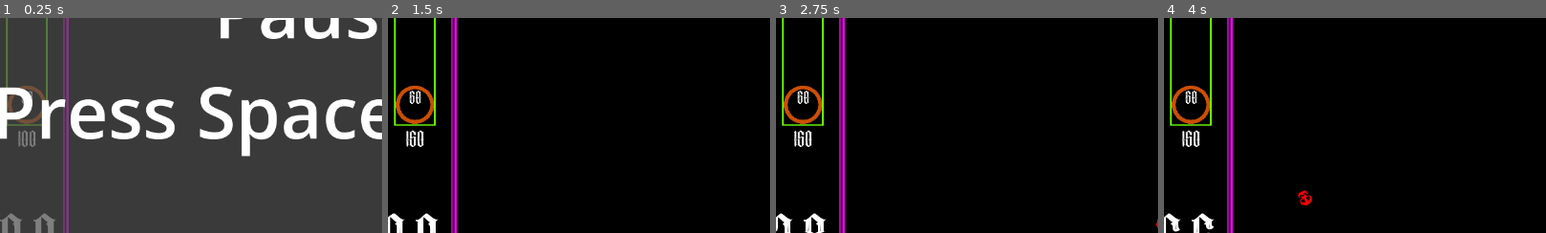
Above: before the commit, frames 1-4 (left to right).
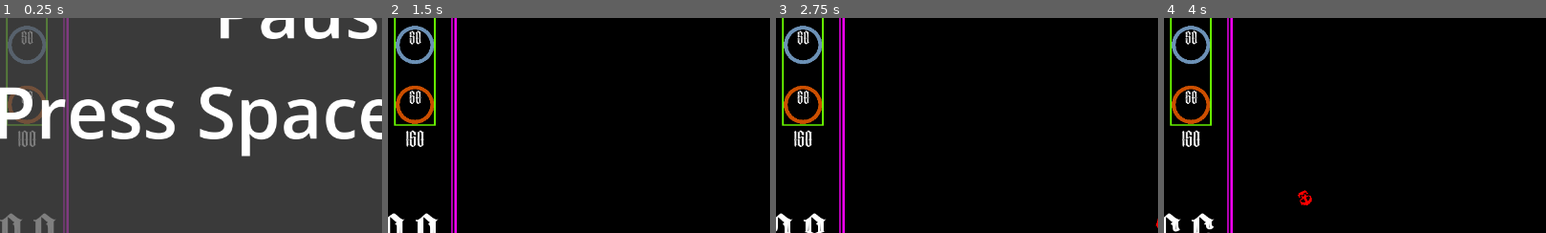
Above: after the commit, the same moments.

Repository: jwant/nefe
Game: Godot game, scene res://entities/utilities/no_escape_from_earth.tscn
Two runs of this game, one before a commit and one after it. Both use one fixed random seed, a clock stepped at 60 frames per second and the inputs below.
Inputs (mouse positions are % of the whole screen's width and height, from its top left):
- Up to frame 1 (0.25 s): no input
- Up to frame 2 (1.5 s): tap Space (pause) at 0.5 s; move the mouse to (72, 45) at 0.52 s; click (72, 45) at 0.6 s; drag from (10, 21) to (10, 59) at 1.27 s
- Up to frame 3 (2.75 s): move the mouse to (10, 32) at 2.02 s; click (10, 32) at 2.1 s
- Up to frame 4 (4 s): drag from (10, 59) to (10, 32) at 2.77 s; drag from (21, 5) to (10, 59) at 3.52 s
The pictures show only the part of the screen within x 7-57%, y 38-88%; the shares and areas given below are measured in that part.

The runs differ from the first frame. In frame 1, 0.6% of the frame differs, in the area x 2-12%, y 3-22%; in frame 2, 0.7%; in frame 3, 0.7%; in frame 4, 0.7%.

Commit message:
feat: bomb tower

Diff:
--- a/entities/enemy/enemy.gd
+++ b/entities/enemy/enemy.gd
@@ -24,6 +24,7 @@
 var resume_rate = 2
 var knockback: bool = false
 
+## knock back ##
 func knock_back():
 	knockback = true
 	knockback_progress = 0.0
@@ -37,7 +38,23 @@
 	if knockback_progress >= 1:
 		knockback = false
 
-#s DAMAGE ##
+# SLOWDOWN ##
+var slow_down_timer: SceneTreeTimer
+var original_speed = speed
+func slow(reduction: float, time: float):
+	if slow_down_timer:
+		slow_down_timer.set_time_left(slow_down_timer.get_time_left()+time)
+		return
+
+	slow_down_timer = get_tree().create_timer(time)
+	speed = speed * reduction
+	slow_down_timer.timeout.connect(func():
+		slow_down_timer = null
+		speed = original_speed
+	)
+
+
+# DAMAGE ##
 func hit(hit_damage: int):
 	var tween = get_tree().create_tween()
 	tween.tween_method(SetShader_BlinkIntensity, .9, 0.0, 0.5)
--- a/entities/tower/bullet_tower/bullet/bullet.gd
+++ b/entities/tower/bullet_tower/bullet/bullet.gd
@@ -2,9 +2,10 @@
 
 var speed: float = 200
 @export var damage: int = 50
+var direction = Vector2.DOWN
 
 func _process(delta):
-	position += Vector2(0, speed * delta)
+	position += direction * speed * delta
 
 func _on_area_entered(area:Area2D):
 	if area is Enemy:
--- a/entities/tower/bullet_tower/bullet_tower.gd
+++ b/entities/tower/bullet_tower/bullet_tower.gd
@@ -6,4 +6,5 @@
 	var bullet = BULLET.instantiate()
 	bullet.position = position
 	bullet.position.y += 25
+	bullet.direction = _random_projectile_direction()
 	get_parent().add_child(bullet)
--- /dev/null
+++ b/entities/tower/explosive/bomb/bomb.gd
@@ -0,0 +1,20 @@
+extends Area2D
+
+const EXPLOSION = preload("res://entities/tower/explosive/bomb/explosion.tscn")
+
+var speed = 100
+
+@onready var timer = $Timer
+@onready var timer_label = $TimerLabel
+var direction = Vector2.DOWN
+
+func _process(delta):
+	position += direction * speed * delta
+	timer_label.text = "%04.1f" % timer.time_left
+
+func _on_timer_timeout():
+	var explosion = EXPLOSION.instantiate()
+	explosion.position = position
+	get_parent().add_child(explosion)
+
+	queue_free()
--- /dev/null
+++ b/entities/tower/explosive/bomb/bomb.tscn
@@ -0,0 +1,36 @@
+[gd_scene load_steps=4 format=3 uid="uid://bp7ok5mgp7w5"]
+
+[ext_resource type="Texture2D" uid="uid://cqdupgm35y8mw" path="res://entities/tower/art/tower_spritesheet.png" id="1_7iwuo"]
+[ext_resource type="Script" uid="uid://bsevqtcnv68g3" path="res://entities/tower/explosive/bomb/bomb.gd" id="1_feyvs"]
+
+[sub_resource type="RectangleShape2D" id="RectangleShape2D_feyvs"]
+size = Vector2(64, 64)
+
+[node name="Bomb" type="Area2D"]
+script = ExtResource("1_feyvs")
+
+[node name="CollisionShape2D" type="CollisionShape2D" parent="."]
+scale = Vector2(0.5, 0.5)
+shape = SubResource("RectangleShape2D_feyvs")
+
+[node name="Sprite2D2" type="Sprite2D" parent="."]
+scale = Vector2(0.063, 0.063)
+texture = ExtResource("1_7iwuo")
+region_enabled = true
+region_rect = Rect2(0, 1536, 512, 512)
+
+[node name="Timer" type="Timer" parent="."]
+wait_time = 2.0
+one_shot = true
+autostart = true
+
+[node name="TimerLabel" type="Label" parent="."]
+offset_left = -19.0
+offset_top = -12.0
+offset_right = 21.0
+offset_bottom = 11.0
+text = "0"
+horizontal_alignment = 1
+vertical_alignment = 1
+
+[connection signal="timeout" from="Timer" to="." method="_on_timer_timeout"]
--- /dev/null
+++ b/entities/tower/explosive/bomb/explosion.gd
@@ -0,0 +1,23 @@
+extends Area2D
+
+var duration = 3
+var damage = 20
+
+func _ready():
+	GameManager.second_tick.connect(_tick)
+
+func _tick():
+	var enemies = get_overlapping_areas().filter(func(area): return area is Enemy)
+	enemies.map(func(area):
+		area.hit(damage)
+		area.slow(.5,.5)
+	)
+
+	duration -=1
+	if duration <=0:
+		queue_free()
+
+	var current_modulate = modulate
+	modulate = Color(current_modulate.r, current_modulate.g, current_modulate.b, current_modulate.a + .1)
+	var tween = get_tree().create_tween()
+	tween.tween_property(self, "modulate", current_modulate, .5)
--- /dev/null
+++ b/entities/tower/explosive/bomb/explosion.tscn
@@ -0,0 +1,23 @@
+[gd_scene load_steps=4 format=3 uid="uid://dpkl7lvenq8kj"]
+
+[ext_resource type="Script" uid="uid://63ebwhl2p5ud" path="res://entities/tower/explosive/bomb/explosion.gd" id="1_1qkkh"]
+[ext_resource type="Texture2D" uid="uid://cqdupgm35y8mw" path="res://entities/tower/art/tower_spritesheet.png" id="1_53mou"]
+
+[sub_resource type="CircleShape2D" id="CircleShape2D_53mou"]
+radius = 153.75
+
+[node name="Explosion" type="Area2D"]
+modulate = Color(1, 1, 1, 0.0980392)
+self_modulate = Color(1, 1, 1, 0.223529)
+collision_layer = 0
+collision_mask = 16
+script = ExtResource("1_1qkkh")
+
+[node name="Sprite2D" type="Sprite2D" parent="."]
+scale = Vector2(0.6, 0.6)
+texture = ExtResource("1_53mou")
+region_enabled = true
+region_rect = Rect2(512, 1536, 512, 512)
+
+[node name="CollisionShape2D" type="CollisionShape2D" parent="."]
+shape = SubResource("CircleShape2D_53mou")
--- /dev/null
+++ b/entities/tower/explosive/explosive.gd
@@ -0,0 +1,10 @@
+extends Tower
+
+const BOMB = preload("res://entities/tower/explosive/bomb/bomb.tscn")
+
+func _activate():
+	var bomb = BOMB.instantiate()
+	bomb.position = position
+	bomb.position.y += 25
+	bomb.direction = _random_projectile_direction()
+	get_parent().add_child(bomb)
--- /dev/null
+++ b/entities/tower/explosive/explosive.tscn
@@ -0,0 +1,47 @@
+[gd_scene load_steps=6 format=3 uid="uid://bypw0esagqipw"]
+
+[ext_resource type="Script" uid="uid://cueavy8hcd1wr" path="res://entities/tower/explosive/explosive.gd" id="1_yqpys"]
+[ext_resource type="Texture2D" uid="uid://cqdupgm35y8mw" path="res://entities/tower/art/tower_spritesheet.png" id="2_4ibsf"]
+[ext_resource type="PackedScene" uid="uid://bca678i07q5q2" path="res://entities/utilities/draggable/draggable.tscn" id="3_f0ila"]
+[ext_resource type="FontFile" uid="uid://cxm4p1gqqm4ax" path="res://assets/fonts/PickysideRegular-vn7w4.otf" id="4_qru5j"]
+
+[sub_resource type="RectangleShape2D" id="RectangleShape2D_dr703"]
+size = Vector2(64, 64)
+
+[node name="Explosive" type="Node2D"]
+script = ExtResource("1_yqpys")
+starting_cooldown = 2
+cost = 50
+metadata/_custom_type_script = "uid://0ob3q2456fgf"
+
+[node name="Area2D" type="Area2D" parent="."]
+
+[node name="Sprite2D" type="Sprite2D" parent="Area2D"]
+scale = Vector2(0.125, 0.125)
+texture = ExtResource("2_4ibsf")
+region_enabled = true
+region_rect = Rect2(0, 1536, 512, 512)
+
+[node name="CollisionShape2D" type="CollisionShape2D" parent="Area2D"]
+shape = SubResource("RectangleShape2D_dr703")
+
+[node name="Draggable" parent="." instance=ExtResource("3_f0ila")]
+
+[node name="Stats" type="Control" parent="."]
+layout_mode = 3
+anchors_preset = 0
+offset_right = 40.0
+offset_bottom = 40.0
+
+[node name="CoolDown" type="Label" parent="Stats"]
+texture_filter = 1
+layout_mode = 0
+offset_left = -10.0
+offset_top = -24.0
+offset_right = 56.0
+offset_bottom = 76.0
+scale = Vector2(0.3, 0.3)
+theme_override_fonts/font = ExtResource("4_qru5j")
+theme_override_font_sizes/font_size = 100
+text = "1"
+horizontal_alignment = 1
--- a/entities/tower/laser/beam/beam.gd
+++ b/entities/tower/laser/beam/beam.gd
@@ -1,19 +1,21 @@
 extends Area2D
 
 @export var damage: int = 50
+@export var direction: Vector2 = Vector2.DOWN
 
 func _on_area_entered(area:Area2D):
 	if area is Enemy:
-		print("OK")
 		area.hit(damage)
 
 func _ready():
+	var rotation = Vector2.DOWN.angle_to(direction)
+	rotate(rotation)
+
 	var tween = get_tree().create_tween()
 	tween.tween_property(self, "modulate", Color(255,255,255,0), .5)
 	tween.connect("finished", _on_tween_finished)
 
 	var enemies = get_overlapping_areas().filter(func(area): return area is Enemy)
-	print(get_overlapping_areas())
 	enemies.map(func(area): area.hit(damage))
 
 func _on_tween_finished():
--- a/entities/tower/laser/laser.gd
+++ b/entities/tower/laser/laser.gd
@@ -6,4 +6,5 @@
 	var beam = BEAM.instantiate()
 	beam.position = position
 	beam.position.y += 25
+	beam.direction = _random_projectile_direction()
 	get_parent().add_child(beam)
--- a/entities/tower/tower.gd
+++ b/entities/tower/tower.gd
@@ -40,3 +40,7 @@
 			grid.get_parent().add_child(new_tower)
 	else:
 		global_position = grid.global_position
+
+
+func _random_projectile_direction():
+	return Vector2.DOWN.rotated(randf_range(-PI/8, PI/8))
--- a/entities/ui/build_bar/build_bar.tscn
+++ b/entities/ui/build_bar/build_bar.tscn
@@ -6,6 +6,7 @@
 [ext_resource type="PackedScene" uid="uid://cneo82uvk7quq" path="res://entities/tower/bullet_tower/bullet_tower.tscn" id="4_tk8a3"]
 [ext_resource type="PackedScene" uid="uid://ciq6cbceb0loe" path="res://entities/tower/energy_collector/energy_collector.tscn" id="5_wdiyj"]
 [ext_resource type="PackedScene" uid="uid://cchirwfx3f2p5" path="res://entities/tower/laser/laser.tscn" id="6_2qwre"]
+[ext_resource type="PackedScene" uid="uid://bypw0esagqipw" path="res://entities/tower/explosive/explosive.tscn" id="7_uxthp"]
 
 [node name="BuildBar" type="Control"]
 layout_mode = 3
@@ -47,3 +48,7 @@
 position = Vector2(130, 422)
 starting_cooldown = 3
 constructor = true
+
+[node name="Explosive" parent="." instance=ExtResource("7_uxthp")]
+position = Vector2(130, 322)
+constructor = true
Binary file changed: entities/tower/art/tower_spritesheet.png
Not shown, added: entities/tower/explosive/bomb/bomb.gd.uid
Not shown, added: entities/tower/explosive/bomb/explosion.gd.uid
Not shown, added: entities/tower/explosive/explosive.gd.uid
Not shown: 1 places in entities/ui/build_bar/build_bar.tscn that only renumber resources
Not shown, changed: entities/tower/art/tower_spritesheet.png~
